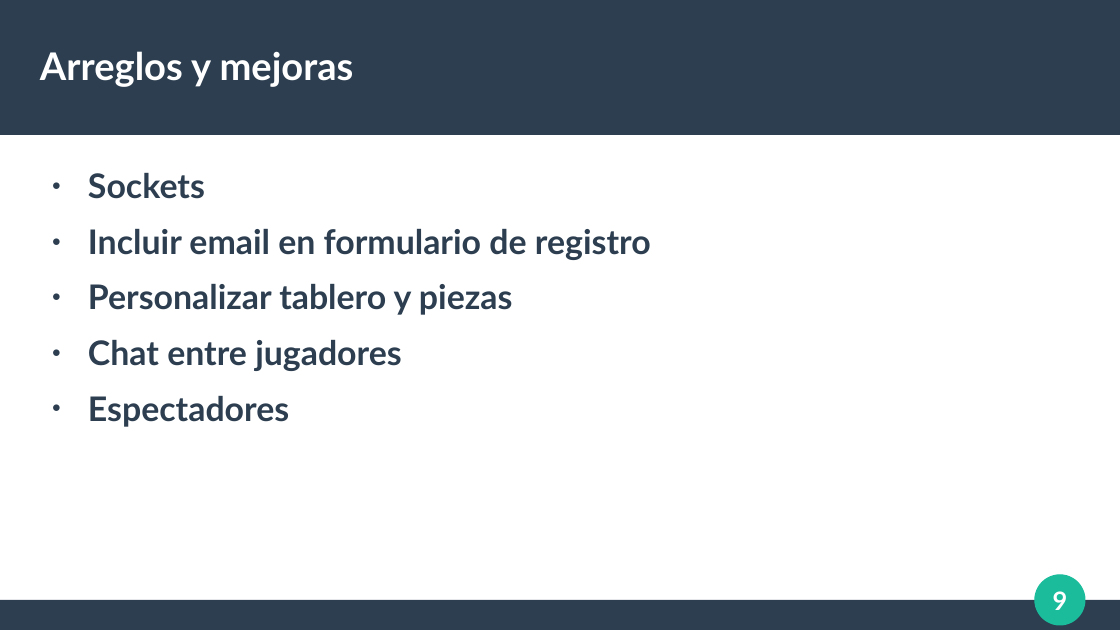
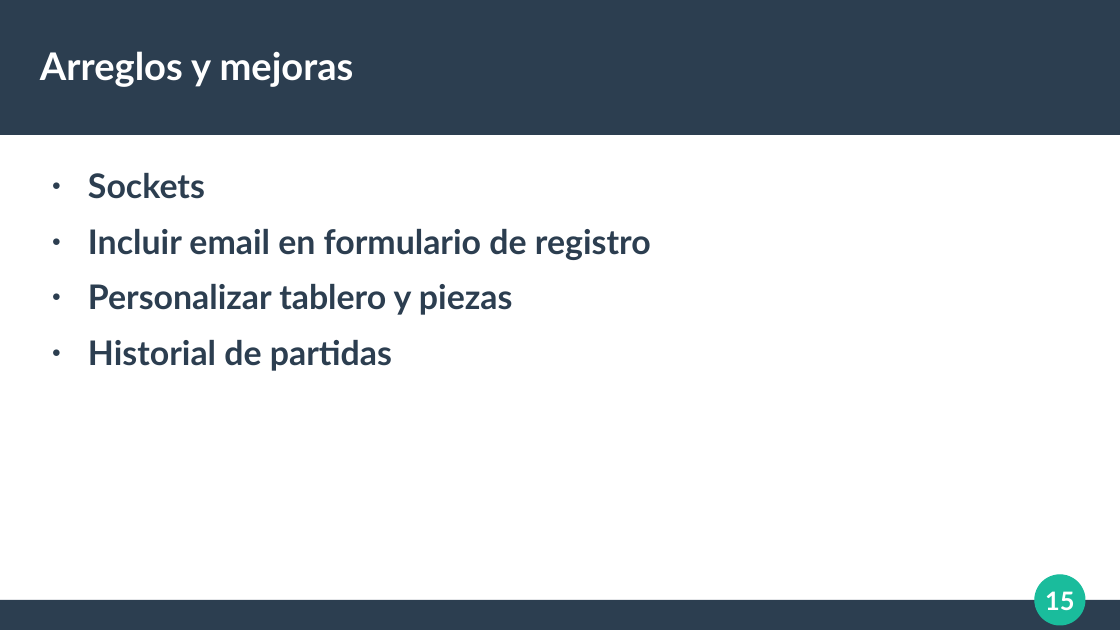
Before and after one commit to El69Man/Chess-Online, a slide deck: slide 15 of Documentación/Exposición.odp (slide 9 before the commit). Drawn at 1120x630 pixels with LibreOffice and Linux fonts; fonts in the diff are those of the drawing. Boxes give left, top, right and bottom in pixels: in the first picture for what was removed or moved away, otherwise in the second. Text is boxed around its words. In the diff, an @@ line names an element or a change of style, - is before the commit and + after.

Commit message:
Presentacion

```diff
--- a/Documentación/Exposición.odp
+++ b/Documentación/Exposición.odp
@@ text at [88, 340, 392, 371]: text changed @@
-● Chat entre jugadores
-● Espectadores
+● Historial de partidas
@@ page number at [1045, 591, 1074, 610]: text changed @@
-9
+15
```
Also in this commit, not shown: 2 other slides changed, 9 slides added, 3 slides removed, 5 other files.
